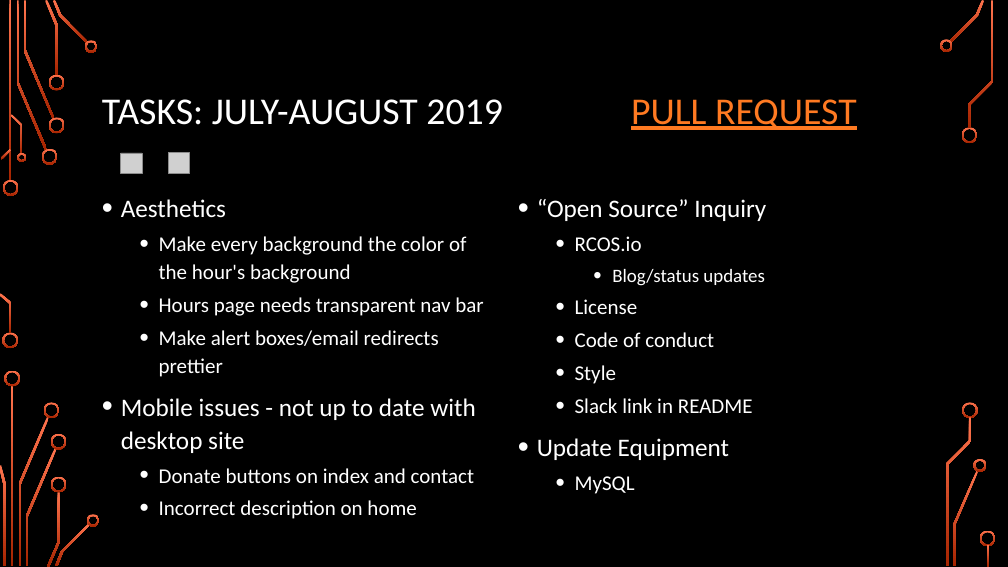
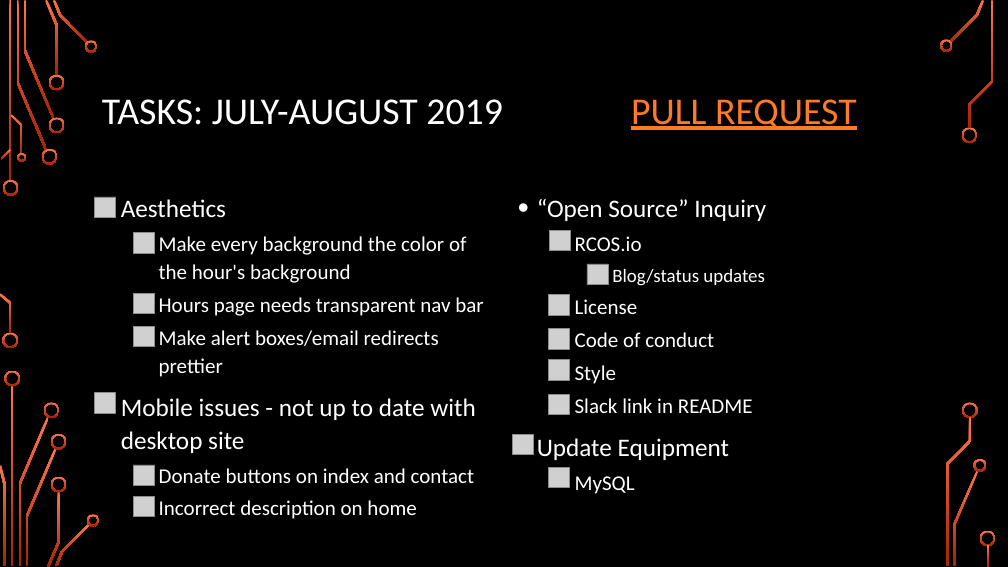
Before and after one commit to samspre/Open-Source-Software, a slide deck: slide 3 of Project/Project Update Final.pptx. Drawn at 1008x567 pixels with LibreOffice and Linux fonts; fonts in the diff are those of the drawing; grey boxes stand for pictures; background and template pictures are left out. Boxes give left, top, right and bottom in pixels: in the first picture for what was removed or moved away, otherwise in the second. Text is boxed around its words. In the diff, an @@ line names an element or a change of style, - is before the commit and + after.

```diff
--- a/Project/Project Update Final.pptx
+++ b/Project/Project Update Final.pptx
@@ picture: place and size @@
-picture at [121,153,142,173]
+picture at [95,197,116,218]
@@ picture added at [133,233,154,253] @@
@@ picture added at [549,230,570,250] @@
@@ picture added at [587,264,608,284] @@
@@ picture added at [133,293,154,314] @@
@@ picture: place and size @@
-picture at [169,153,190,173]
+picture at [548,294,569,315]
@@ picture added at [133,327,154,347] @@
@@ picture added at [548,329,569,349] @@
@@ picture added at [548,360,569,380] @@
@@ picture added at [95,393,116,414] @@
@@ picture added at [548,394,569,414] @@
@@ picture added at [512,434,533,454] @@
@@ picture added at [133,465,154,485] @@
@@ picture added at [548,467,569,488] @@
@@ picture added at [133,496,154,516] @@
```
Also in this commit, not shown: 1 other slide changed.
